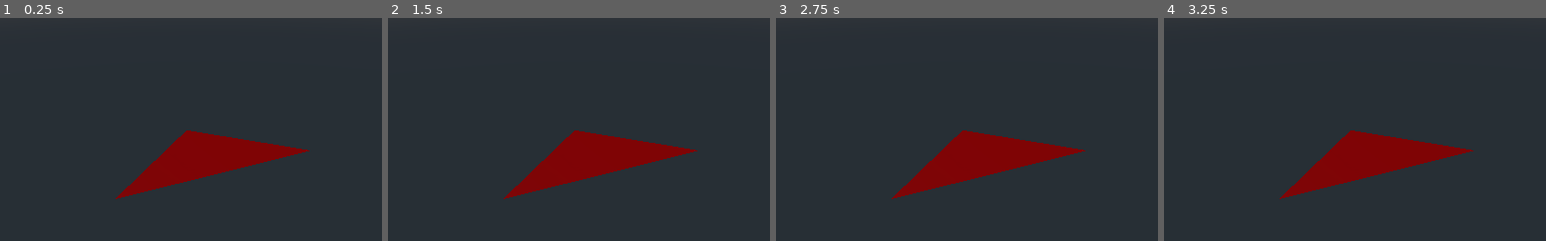
Above: before the commit, frames 1-4 (left to right).
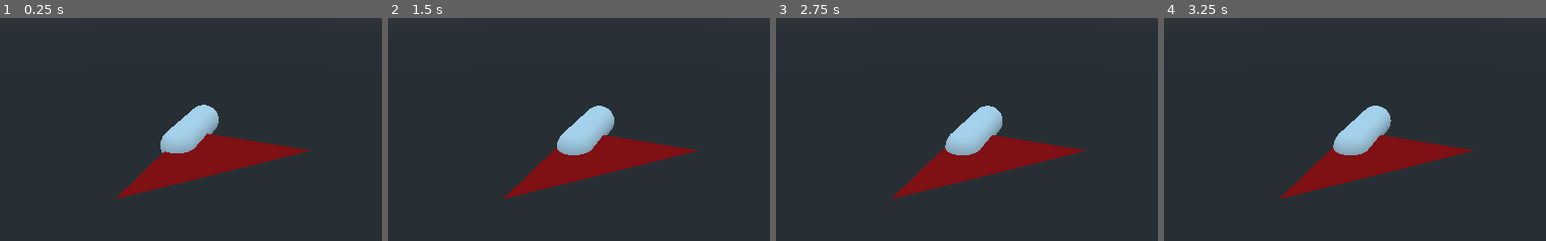
Above: after the commit, the same moments.

Repository: Element21/FBLA-Computer-Game-Simulation-Programming-22
Game: Godot game, scene res://levels/lvl1.tscn
The game is run twice, just before and just after one commit, with the same random seed, the same clock (stepped at 60 frames per second) and the same inputs. Before the commit the project starts from res://scenes/lvl1.tscn.
Inputs:
- Up to frame 1 (0.25 s): no input
- Up to frame 2 (1.5 s): tap Enter at 1.25 s
- Up to frame 3 (2.75 s): tap Space at 2 s
- Up to frame 4 (3.25 s): tap Enter at 2.75 s
The pictures show only the part of the screen within x 23-73%, y 26-76%; the shares and areas given below are measured in that part.

The runs differ from the first frame. In frame 1, 2.0% of the frame differs, in the area x 42-58%, y 38-61%; in frame 2, 2.0%; in frame 3, 2.0%; in frame 4, 2.0%, in the area x 44-60%, y 39-62%.

Commit message:
Allow letters to float in the soup

Diff:
--- /dev/null
+++ b/levels/level.gd
@@ -0,0 +1,15 @@
+extends Node
+
+# Declare member variables here. Examples:
+# var a = 2
+# var b = "text"
+
+
+# Called when the node enters the scene tree for the first time.
+func _ready():
+	pass # Replace with function body.
+
+
+# Called every frame. 'delta' is the elapsed time since the previous frame.
+#func _process(delta):
+#	pass
--- /dev/null
+++ b/levels/lvl1.tscn
@@ -0,0 +1,15 @@
+[gd_scene load_steps=4 format=2]
+
+[ext_resource path="res://levels/level.gd" type="Script" id=1]
+[ext_resource path="res://objects/soup/soup.tscn" type="PackedScene" id=2]
+[ext_resource path="res://objects/letter/letter.tscn" type="PackedScene" id=3]
+
+[node name="Spatial" type="Spatial"]
+script = ExtResource( 1 )
+
+[node name="Soup" parent="." instance=ExtResource( 2 )]
+
+[node name="Camera" type="Camera" parent="."]
+transform = Transform( 0.935117, -0.145506, 0.323086, 0, 0.911798, 0.410639, -0.35434, -0.383996, 0.852637, 1.018, 1.123, 2.202 )
+
+[node name="Letter" parent="." instance=ExtResource( 3 )]
--- /dev/null
+++ b/objects/letter/letter.gd
@@ -0,0 +1,20 @@
+extends Node
+
+class_name Letter
+
+
+# Declare member variables here. Examples:
+# var a = 2
+# var b = "text"
+
+
+
+# Called when the node enters the scene tree for the first time.
+func _ready():
+
+	pass # Replace with function body.
+
+
+# Called every frame. 'delta' is the elapsed time since the previous frame.
+#func _process(delta):
+#	pass
--- /dev/null
+++ b/objects/letter/letter.tscn
@@ -0,0 +1,23 @@
+[gd_scene load_steps=4 format=2]
+
+[ext_resource path="res://objects/letter/letter.gd" type="Script" id=1]
+
+[sub_resource type="CapsuleShape" id=2]
+radius = 0.137
+height = 0.529
+
+[sub_resource type="CapsuleMesh" id=1]
+radius = 0.136
+mid_height = 0.529
+
+[node name="RigidBody" type="RigidBody"]
+can_sleep = false
+linear_velocity = Vector3( 0.264, 0, 0 )
+script = ExtResource( 1 )
+
+[node name="CollisionShape" type="CollisionShape" parent="."]
+shape = SubResource( 2 )
+
+[node name="MeshInstance" type="MeshInstance" parent="."]
+mesh = SubResource( 1 )
+skeleton = NodePath("../..")
--- a/objects/soup/soup.gd
+++ b/objects/soup/soup.gd
@@ -3,8 +3,13 @@
 export(NodePath) onready var meshInstance = get_node(meshInstance) as MeshInstance
 
 export var points: PoolVector2Array = [Vector2(0, 0), Vector2(1, 0), Vector2(0, 1)]
+export var height: float = 0
+
+var buoyancy_acceleration = 9.81 * 2
+var drag = 2
 
 func set_polygon_points(points):
+
 	var mat = SpatialMaterial.new()
 	var color = Color(1, 0, 0)
 
@@ -30,7 +35,6 @@
 
 	for vertex in points:
 		surfaceTool.add_color(color)
-		print(Vector2((vertex.x - minX) / diffX, (vertex.y - minY) / diffY))
 		surfaceTool.add_uv(Vector2((vertex.x - minX) / diffX, (vertex.y - minY) / diffY))
 		surfaceTool.add_vertex(Vector3(vertex.x, 0, vertex.y))
 
@@ -41,17 +45,47 @@
 
 	pass
 
-# Declare member variables here. Examples:
-# var a = 2
-# var b = "text"
+var letters = []
+
+func push_letters(node: Node):
+
+	if node is Letter:
+		letters.push_back(node)
+		return
+
+	for child in node.get_children():
+		push_letters(child)
 
 
-# Called when the node enters the scene tree for the first time.
 func _ready():
+
 	set_polygon_points(points);
-	pass # Replace with function body.
+
+	push_letters(get_tree().get_root())
 
 
-# Called every frame. 'delta' is the elapsed time since the previous frame.
-#func _process(delta):
-#	pass
+func buoyancy(letter_height: float):
+	var depth = height - letter_height
+
+	if depth < -0.1:
+		return 0
+	elif depth < 0.1:
+		return buoyancy_acceleration * inverse_lerp(-0.1, 0.1, depth)
+	else:
+		return buoyancy_acceleration
+
+func _process(delta):
+
+	for letter in letters:
+		var pos = letter.translation
+
+		if pos.y < height + 0.1 && Geometry.is_point_in_polygon(Vector2(pos.x, pos.z), points):
+			var acceleration = buoyancy(pos.y)
+
+			# Buoyancy
+			letter.apply_central_impulse(Vector3(0, acceleration, 0) * delta * letter.mass)
+
+			# Drag
+			letter.apply_central_impulse(letter.linear_velocity * drag * delta * -1)
+
+	pass
--- a/objects/soup/soup.tscn
+++ b/objects/soup/soup.tscn
@@ -1,20 +1,9 @@
-[gd_scene load_steps=4 format=2]
+[gd_scene load_steps=2 format=2]
 
 [ext_resource path="res://objects/soup/soup.gd" type="Script" id=1]
 
-[sub_resource type="PlaneMesh" id=1]
-
-[sub_resource type="SpatialMaterial" id=2]
-vertex_color_use_as_albedo = true
-params_cull_mode = 2
-roughness = 0.0
-subsurf_scatter_enabled = true
-subsurf_scatter_strength = 0.38
-
-[node name="Spatial" type="Spatial"]
+[node name="Soup" type="Spatial"]
 script = ExtResource( 1 )
 meshInstance = NodePath("MeshInstance")
 
 [node name="MeshInstance" type="MeshInstance" parent="."]
-mesh = SubResource( 1 )
-material/0 = SubResource( 2 )
--- a/project.godot
+++ b/project.godot
@@ -8,10 +8,20 @@
 
 config_version=4
 
+_global_script_classes=[ {
+"base": "Node",
+"class": "Letter",
+"language": "GDScript",
+"path": "res://objects/letter/letter.gd"
+} ]
+_global_script_class_icons={
+"Letter": ""
+}
+
 [application]
 
 config/name="Fbla- Computer- Game- Simulation- Programming- 22"
-run/main_scene="res://scenes/lvl1.tscn"
+run/main_scene="res://levels/lvl1.tscn"
 config/icon="res://icon.png"
 
 [gui]
--- a/scenes/lvl1.tscn
+++ /dev/null
@@ -1,10 +0,0 @@
-[gd_scene load_steps=2 format=2]
-
-[ext_resource path="res://objects/soup/soup.tscn" type="PackedScene" id=1]
-
-[node name="Spatial" type="Spatial"]
-
-[node name="Spatial" parent="." instance=ExtResource( 1 )]
-
-[node name="Camera" type="Camera" parent="."]
-transform = Transform( 0.935117, -0.145506, 0.323086, 0, 0.911798, 0.410639, -0.35434, -0.383996, 0.852637, 1.018, 1.123, 2.202 )
